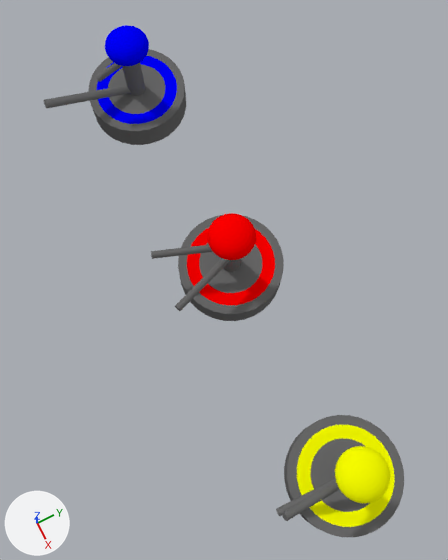
An edit to the Blender file gridbots/gridbots.blend, drawn before and after from the same camera.
Camera for both pictures: a 50 mm camera at (1.79, -0.43, 2.66) aimed at (1.09, -0.08, 0.17). Lighting does not change. The marker at lower left points along +X, +Y and +Z. The same objects are shown in both versions, whatever each file hides.

Script lines for the objects in view, before the commit:
```python
ob_builder_x = bpy.data.objects.new('builder_x', me_cylinder)
ob_builder_x.location = (1.0, 0.0, 0.0)
ob_builder_x.rotation_euler = (0.0, 0.0, 3.142)  # degrees (0, 0, 180)
ob_builder_x.scale = (1.67, 1.67, 1.0)
ob_builder_y = bpy.data.objects.new('builder_y', me_cylinder_028)
ob_builder_y.location = (2.0, 0.0, 0.0)
ob_builder_y.rotation_euler = (0.0, 0.0, 3.142)  # degrees (0, 0, 180)
ob_builder_y.scale = (1.67, 1.67, 1.0)
ob_builder_z = bpy.data.objects.new('builder_z', me_cylinder_027)
ob_builder_z.location = (0.0, 0.0, 0.0)
ob_builder_z.rotation_euler = (0.0, 0.0, 3.142)  # degrees (0, 0, 180)
ob_builder_z.scale = (1.67, 1.67, 1.0)
```
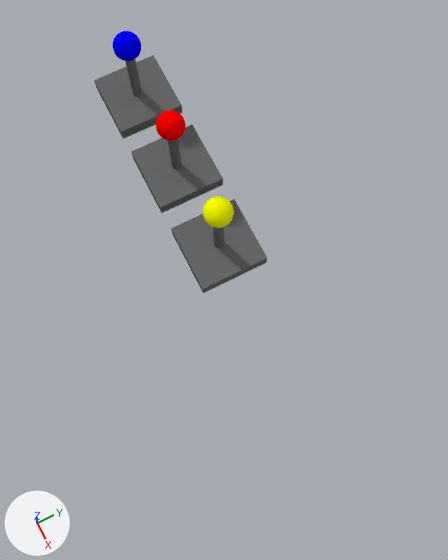
What changed in the scene script:
```text
Add me_cube_001:
    me_cube_001.from_pydata(...)  # a box spanning x -0.162..0.162, y -0.162..0.162, z -0.033..0.033, material slot 0; a 32-sided cylinder along z spanning x -0.023..0.023, y -0.023..0.023, z -0.002..0.384, material slot 0; a UV sphere (32 segments, 16 rings, poles along z) spanning x -0.062..0.062, y -0.062..0.062, z 0.316..0.44, material slot 1
    me_cube_001.materials.append(mat_end_effector)  # dark grey #6b6b6b
    me_cube_001.materials.append(mat_blue)  # blue #0000ff
Add me_cube_003:
    me_cube_003.from_pydata(...)  # a box spanning x -0.162..0.162, y -0.162..0.162, z -0.033..0.033, material slot 0; a 32-sided cylinder along z spanning x -0.023..0.023, y -0.023..0.023, z -0.002..0.384, material slot 0; a UV sphere (32 segments, 16 rings, poles along z) spanning x -0.062..0.062, y -0.062..0.062, z 0.316..0.44, material slot 1
    me_cube_003.materials.append(mat_end_effector)  # dark grey #6b6b6b
    me_cube_003.materials.append(mat_red)  # red #ff0000
Add me_cube_004:
    me_cube_004.from_pydata(...)  # a box spanning x -0.162..0.162, y -0.162..0.162, z -0.033..0.033, material slot 0; a 32-sided cylinder along z spanning x -0.023..0.023, y -0.023..0.023, z -0.002..0.384, material slot 0; a UV sphere (32 segments, 16 rings, poles along z) spanning x -0.062..0.062, y -0.062..0.062, z 0.316..0.44, material slot 1
    me_cube_004.materials.append(mat_end_effector)  # dark grey #6b6b6b
    me_cube_004.materials.append(mat_yellow)  # yellow #f8ff00
Change ob_builder_y:
    ob_builder_y.rotation_euler: (0.0, 0.0, 3.142) -> (0.0, 0.0, 0.0)  # degrees (0, 0, 180) -> degrees (0, 0, 0)
    ob_builder_y.scale: (1.67, 1.67, 1.0) -> (1.0, 1.0, 1.0)
    ob_builder_y: bpy.data.objects.new('builder_y', me_cylinder_028) -> bpy.data.objects.new('builder_y', me_cube_003)
    ob_builder_y.location: (2.0, 0.0, 0.0) -> (0.442, 0.0, 0.0)
Change ob_builder_z:
    ob_builder_z.rotation_euler: (0.0, 0.0, 3.142) -> (0.0, 0.0, 0.0)  # degrees (0, 0, 180) -> degrees (0, 0, 0)
    ob_builder_z.scale: (1.67, 1.67, 1.0) -> (1.0, 1.0, 1.0)
    ob_builder_z: bpy.data.objects.new('builder_z', me_cylinder_027) -> bpy.data.objects.new('builder_z', me_cube_004)
    ob_builder_z.location: (0.0, 0.0, 0.0) -> (0.882, 0.0, 0.0)
Change ob_builder_x:
    ob_builder_x.rotation_euler: (0.0, 0.0, 3.142) -> (0.0, 0.0, 0.0)  # degrees (0, 0, 180) -> degrees (0, 0, 0)
    ob_builder_x.scale: (1.67, 1.67, 1.0) -> (1.0, 1.0, 1.0)
    ob_builder_x: bpy.data.objects.new('builder_x', me_cylinder) -> bpy.data.objects.new('builder_x', me_cube_001)
    ob_builder_x.location: (1.0, 0.0, 0.0) -> (0.0, 0.0, 0.0)
```

Boxes (x1, y1, x2, y2) around the edits, measured in the pictures (448 x 560 px):
'builder_y', reshaped, moved, turned, rescaled
    before: (276, 415, 404, 538)
    after: (131, 110, 223, 213)
'builder_z', reshaped, moved, turned, rescaled
    before: (44, 25, 186, 145)
    after: (171, 196, 267, 293)
'builder_x', reshaped, moved, turned, rescaled
    before: (151, 213, 284, 321)
    after: (94, 31, 183, 139)
